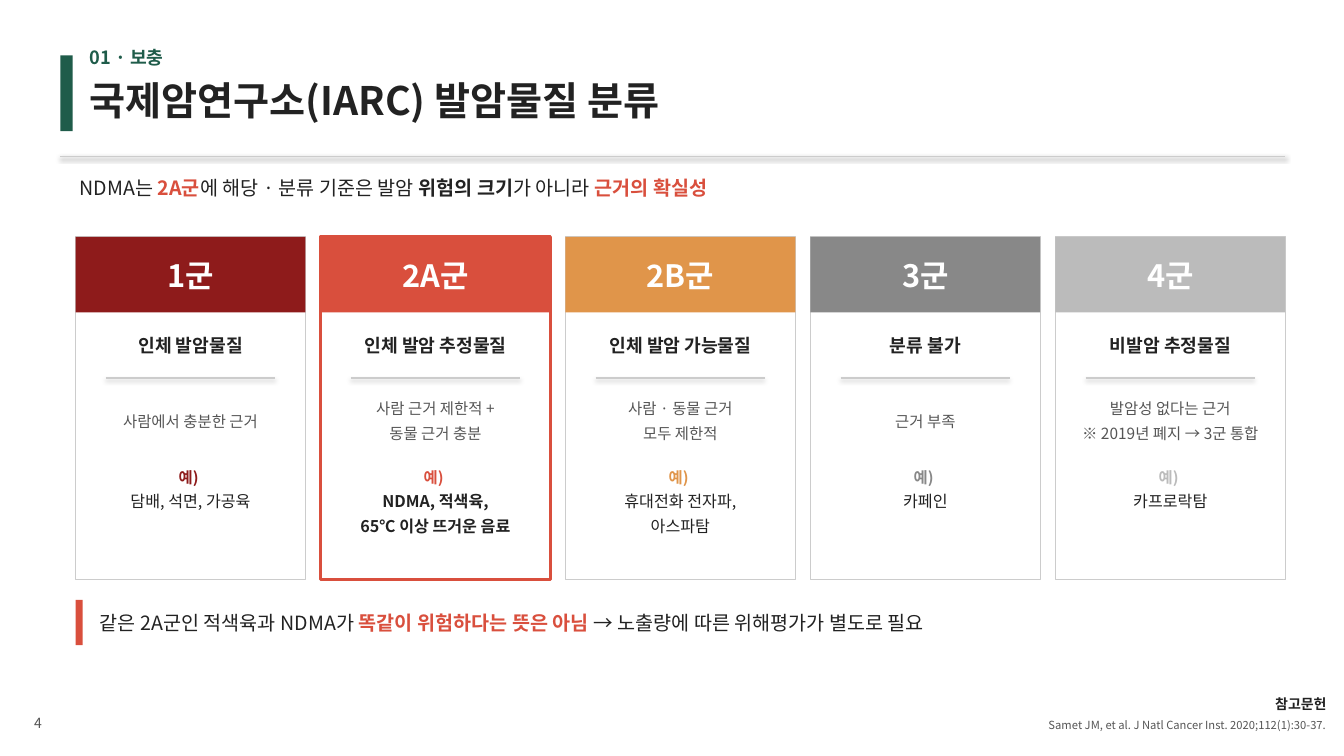
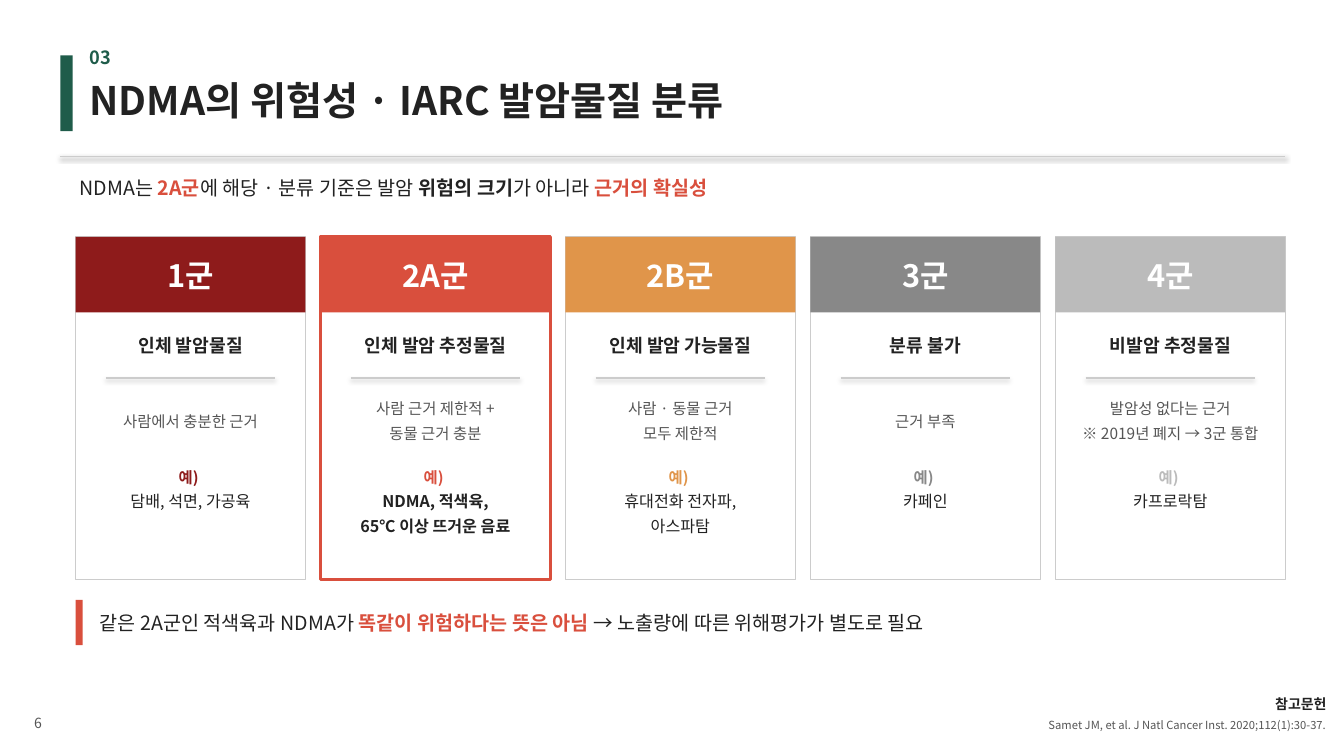
Before and after one commit to wlwl991123-prog/webtoon-app, a slide deck: slide 6 of GMP_발사르탄.pptx (slide 4 before the commit). Drawn at 1344x756 pixels with LibreOffice and Linux fonts; fonts in the diff are those of the drawing. Boxes give left, top, right and bottom in pixels: in the first picture for what was removed or moved away, otherwise in the second. Text is boxed around its words. In the diff, an @@ line names an element or a change of style, - is before the commit and + after.

```diff
--- a/GMP_발사르탄.pptx
+++ b/GMP_발사르탄.pptx
@@ text at bbox=[90, 50, 111, 65]: text changed @@
-01 · 보충
+03
@@ text at bbox=[90, 82, 724, 119]: text changed @@
-국제암연구소(IARC) 발암물질 분류
+NDMA의 위험성 · IARC 발암물질 분류
@@ text at bbox=[34, 717, 42, 728]: text changed @@
-4
+6
```
Also in this commit, not shown: 5 other slides changed, 1 other file.
